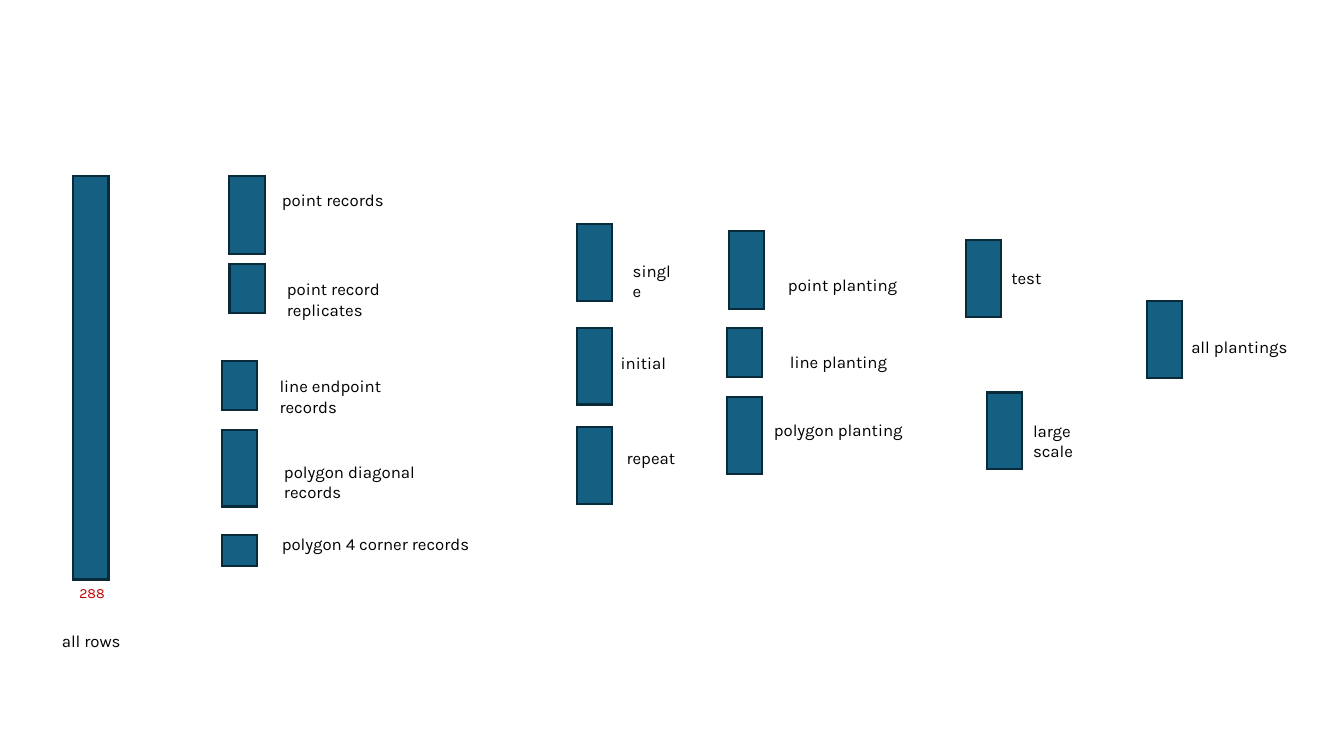
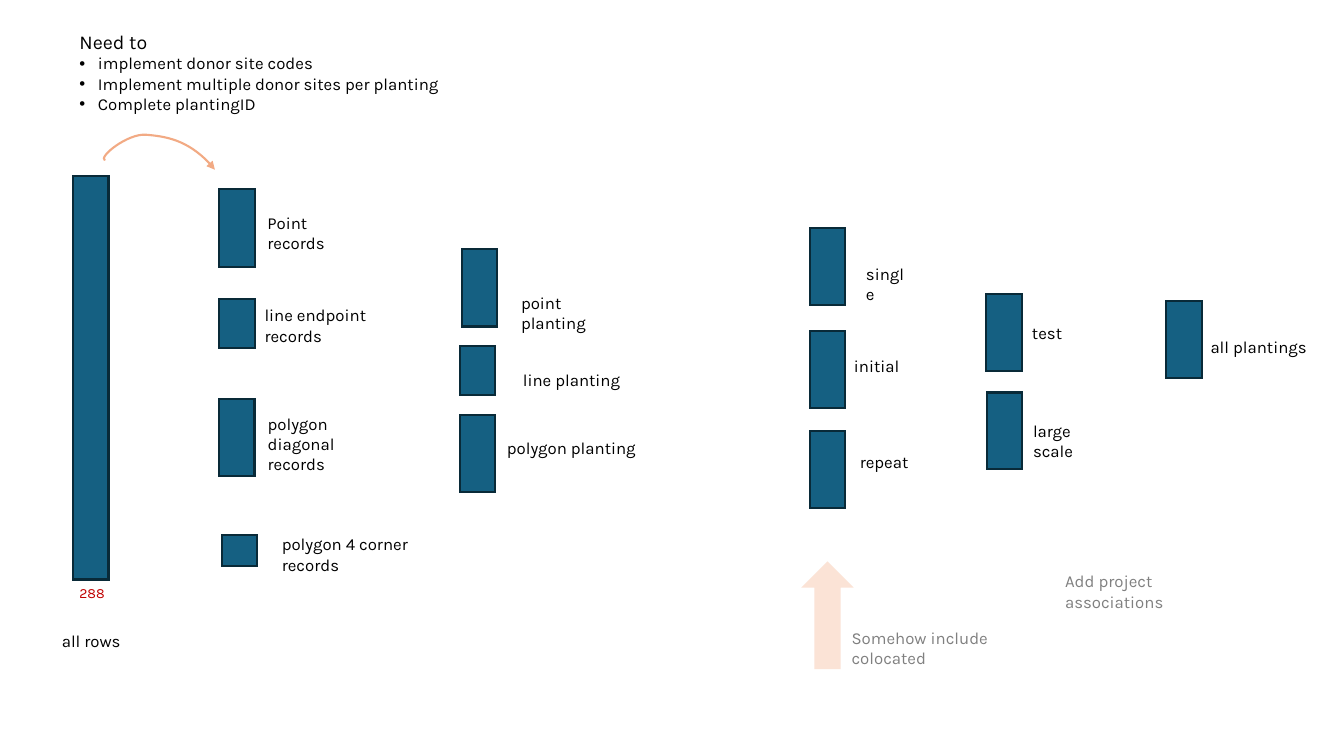
Before and after one commit to WA-Nearshore/seagrass-restoration-processing, a slide deck: slide 3 of docs/seagrass_restoration_storymap_notes.pptx. Drawn at 1344x756 pixels with LibreOffice and Linux fonts; fonts in the diff are those of the drawing. Boxes give left, top, right and bottom in pixels: in the first picture for what was removed or moved away, otherwise in the second. Text is boxed around its words. In the diff, an @@ line names an element or a change of style, - is before the commit and + after.

```diff
--- a/docs/seagrass_restoration_storymap_notes.pptx
+++ b/docs/seagrass_restoration_storymap_notes.pptx
@@ text added at <box>79,35,439,114</box>, 12 pt, text #000000 @@
+Need to
+• implement donor site codes
+• Implement multiple donor sites per planting
+• Complete plantingID
@@ freeform shape added at <box>104,135,215,170</box>, outline #F2AA84 1.5 pt @@
@@ rectangle: place and size @@
-rectangle at <box>230,176,265,254</box>
+rectangle at <box>220,189,255,266</box>
@@ text at <box>267,217,324,250</box>: text changed @@
-point records
+Point
+records
@@ rectangle removed at <box>230,264,265,313</box> @@
@@ 2 rectangles, 1 text: place and size @@
-2 rectangles, 1 text at <box>727,231,903,440</box>
+2 rectangles, 1 text at <box>460,249,636,458</box>
@@ rectangle: place and size @@
-rectangle at <box>222,361,257,409</box>
+rectangle at <box>220,299,255,348</box>
@@ text removed at <box>287,283,379,320</box> @@
-point record replicates
@@ text "point planting" rewrapped from <box>788,279,897,295</box> to <box>521,297,586,333</box> @@
@@ rectangle: place and size @@
-rectangle at <box>966,240,1001,317</box>
+rectangle at <box>987,294,1022,371</box>
@@ text at <box>265,309,366,343</box>: text changed @@
-line endpoint records
+line endpoint
+records
@@ text "test": place and size @@
-text "test" at <box>1011,273,1041,285</box>
+text "test" at <box>1032,328,1062,340</box>
@@ rectangle: place and size @@
-rectangle at <box>1147,301,1183,378</box>
+rectangle at <box>1167,301,1202,378</box>
@@ 3 texts, 3 rectangles: place and size @@
-3 texts, 3 rectangles at <box>577,224,689,504</box>
+3 texts, 3 rectangles at <box>810,228,922,507</box>
@@ text "all plantings": place and size @@
-text "all plantings" at <box>1191,341,1288,357</box>
+text "all plantings" at <box>1211,341,1307,357</box>
@@ text "line planting": place and size @@
-text "line planting" at <box>790,356,887,372</box>
+text "line planting" at <box>523,374,620,390</box>
@@ rectangle: place and size @@
-rectangle at <box>222,430,257,506</box>
+rectangle at <box>219,399,254,476</box>
@@ text at <box>268,418,335,471</box>: text changed @@
-polygon diagonal records
+polygon diagonal
+records
@@ rectangle: place and size @@
-rectangle at <box>727,397,762,474</box>
+rectangle at <box>460,414,495,491</box>
@@ text at <box>282,538,408,571</box>: text changed @@
-polygon 4 corner records
+polygon 4 corner
+records
@@ up arrow added at <box>802,562,854,669</box>, fill #FBE3D6 @@
@@ text added at <box>1065,575,1163,608</box>, 12 pt, text #808080 @@
+Add project associations
@@ text added at <box>852,632,988,664</box>, 12 pt, text #808080 @@
+Somehow include colocated
```
Also in this commit, not shown: 4 other files.
